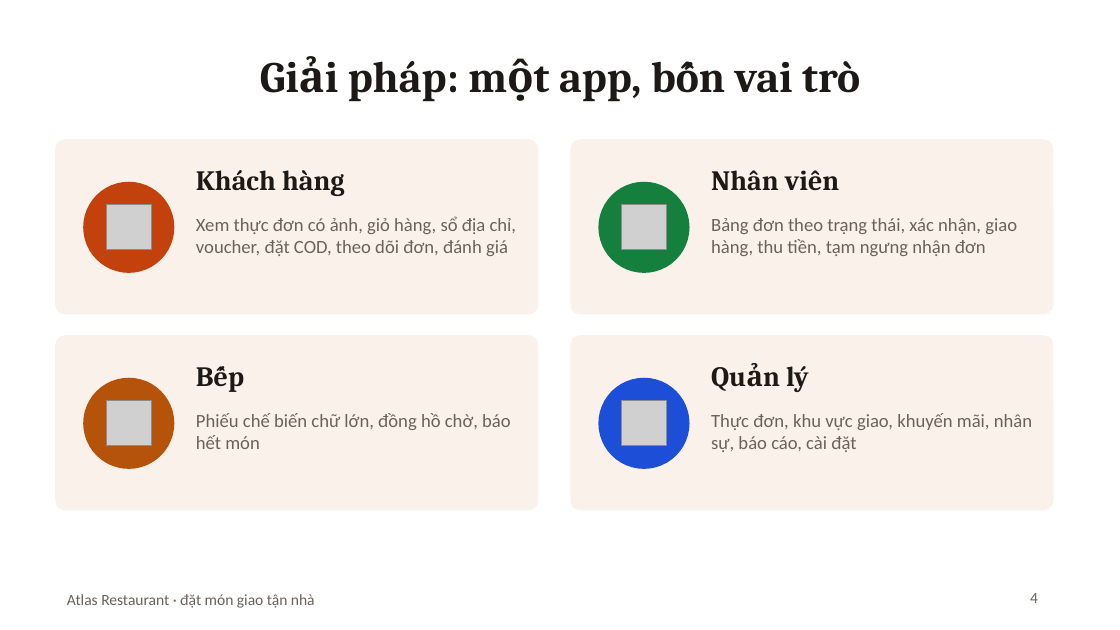
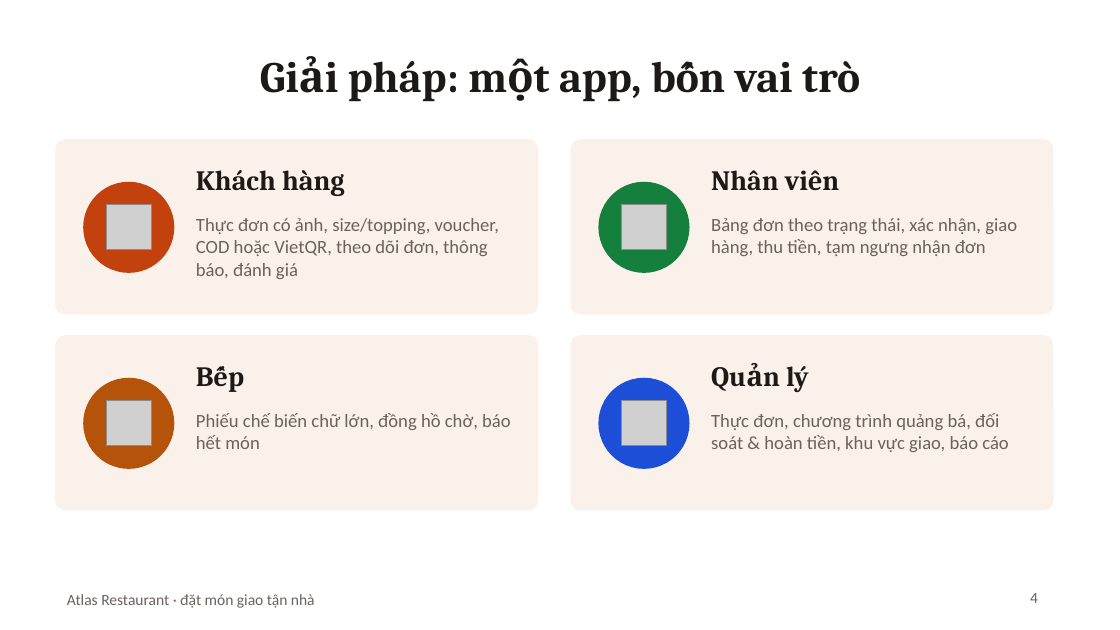
Before and after one commit to Anpham120/restaurant-ordering-mobile, a slide deck: slide 4 of docs/Slide_BTL_AtlasRestaurant.pptx. Drawn at 1120x630 pixels with LibreOffice and Linux fonts; fonts in the diff are those of the drawing; grey boxes stand for pictures. Boxes give left, top, right and bottom in pixels: in the first picture for what was removed or moved away, otherwise in the second. Text is boxed around its words. In the diff, an @@ line names an element or a change of style, - is before the commit and + after.

```diff
--- a/docs/Slide_BTL_AtlasRestaurant.pptx
+++ b/docs/Slide_BTL_AtlasRestaurant.pptx
@@ text at (196, 218, 499, 279): text changed @@
-Xem thực đơn có ảnh, giỏ hàng, sổ địa chỉ, voucher, đặt COD, theo dõi đơn, đánh giá
+Thực đơn có ảnh, size/topping, voucher, COD hoặc VietQR, theo dõi đơn, thông báo, đánh giá
@@ text at (711, 413, 1008, 452): text changed @@
-Thực đơn, khu vực giao, khuyến mãi, nhân sự, báo cáo, cài đặt
+Thực đơn, chương trình quảng bá, đối soát & hoàn tiền, khu vực giao, báo cáo
```
Also in this commit, not shown: 9 other slides changed, 4 slides added, 2 slides removed, 5 other files.
